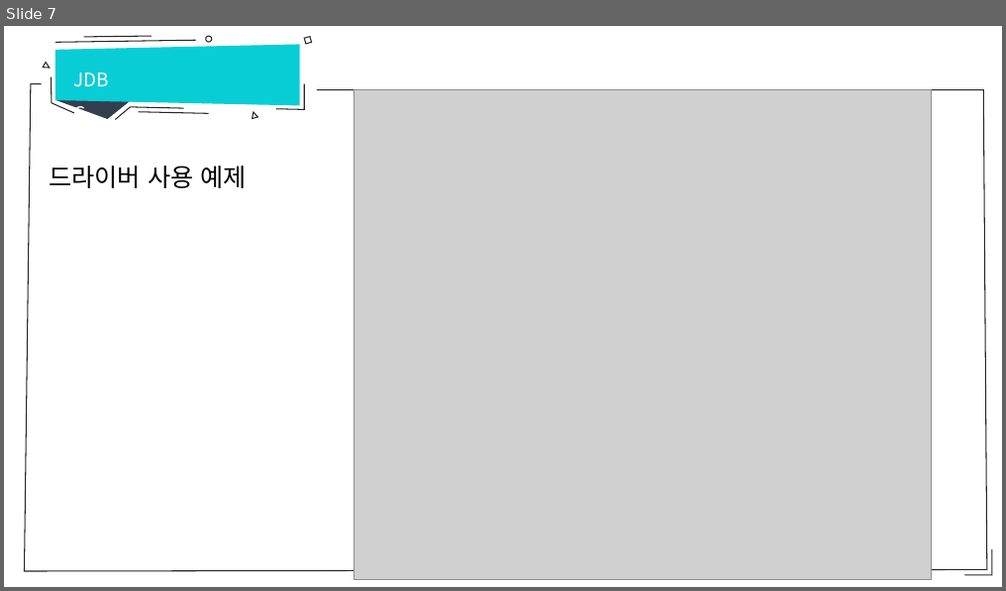
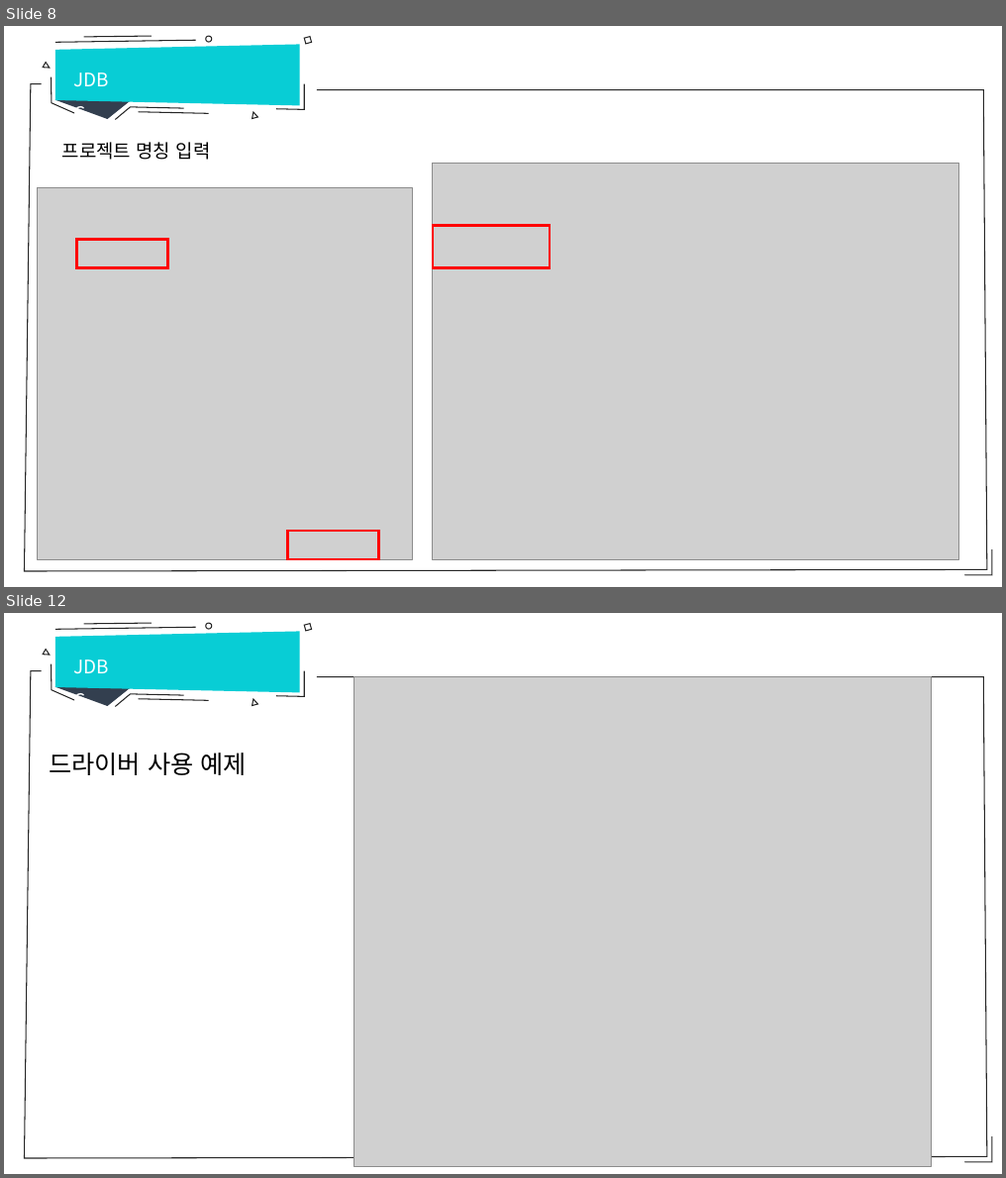
Before and after one commit to hitxid/openDatabase, a slide deck: database/JDBC개념및데이터베이스프로그래밍.pptx. Shown one above the other, each under a label of ours: slide 7 before the commit, slides 8 and 12 after it; the slides between them are not shown. The pictures are 1006x591 and 1006x1178 pixels, drawn with LibreOffice and Linux fonts; fonts in the diff are those of the drawing; grey boxes stand for pictures. Boxes give left, top, right and bottom in pixels: in the first picture for what was removed or moved away, otherwise in the second. Text is boxed around its words. In the diff, an @@ line names an element or a change of style, - is before the commit and + after.

```diff
--- a/database/JDBC개념및데이터베이스프로그래밍.pptx
+++ b/database/JDBC개념및데이터베이스프로그래밍.pptx
@@ slide 8 added at (4,26,1002,587), background #FFFFFF; not listed: 14 template elements that a slide beside it also shows @@
@@ text added at (67,53,126,90), 18 pt, text #FFFFFF @@
+JDBC
@@ text added at (62,142,211,160), 18 pt, text #000000 @@
+프로젝트 명칭 입력
@@ picture added at (433,163,959,560) @@
@@ picture added at (38,188,413,560) @@
@@ rectangle added at (433,226,549,269), outline #FF0000 2.25 pt @@
@@ rectangle added at (76,240,168,268), outline #FF0000 2.25 pt @@
@@ rectangle added at (288,531,379,560), outline #FF0000 2.25 pt @@
@@ what was slide 7 is now slide 12 @@
```
Also in this commit, not shown: 4 other slides added, 2 other files.
